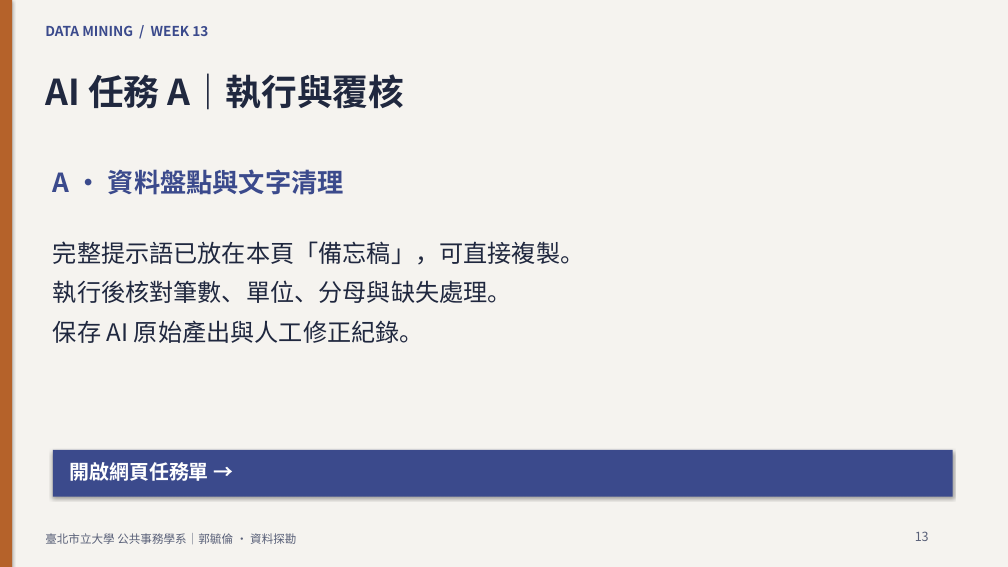
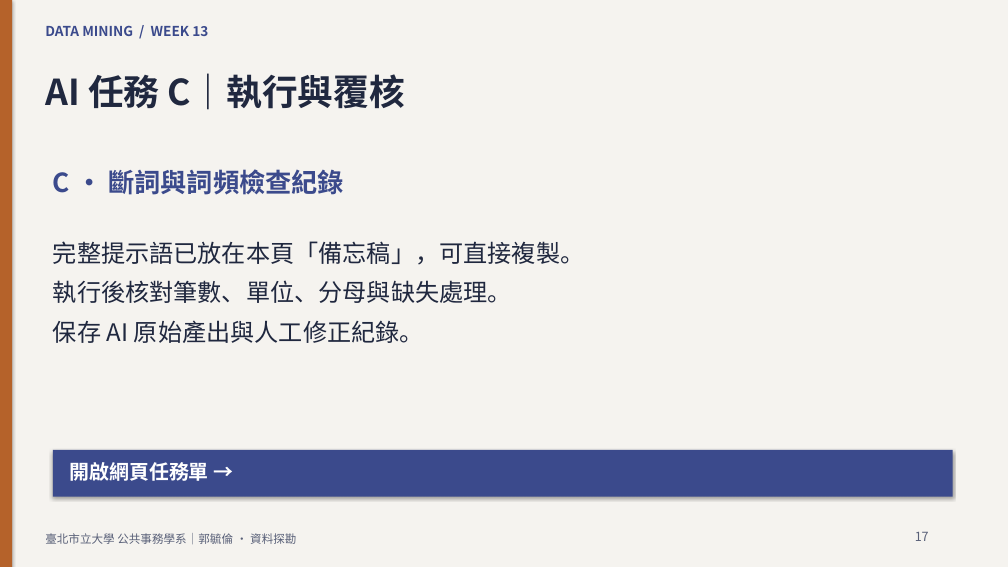
Before and after one commit to knut921/datamining-course, a slide deck: slide 17 of assets/slides/week13.pptx (slide 13 before the commit). Drawn at 1008x567 pixels with LibreOffice and Linux fonts; fonts in the diff are those of the drawing. Boxes give left, top, right and bottom in pixels: in the first picture for what was removed or moved away, otherwise in the second. Text is boxed around its words. In the diff, an @@ line names an element or a change of style, - is before the commit and + after.

```diff
--- a/assets/slides/week13.pptx
+++ b/assets/slides/week13.pptx
@@ text at (45, 73, 404, 110): text changed @@
-AI 任務 A｜執行與覆核
+AI 任務 C｜執行與覆核
@@ text at (53, 169, 344, 195): text changed @@
-A · 資料盤點與文字清理
+C · 斷詞與詞頻檢查紀錄
@@ text at (915, 532, 929, 541): text changed @@
-13
+17
```
Also in this commit, not shown: 8 other slides changed, 2 slides added, 34 other files.
